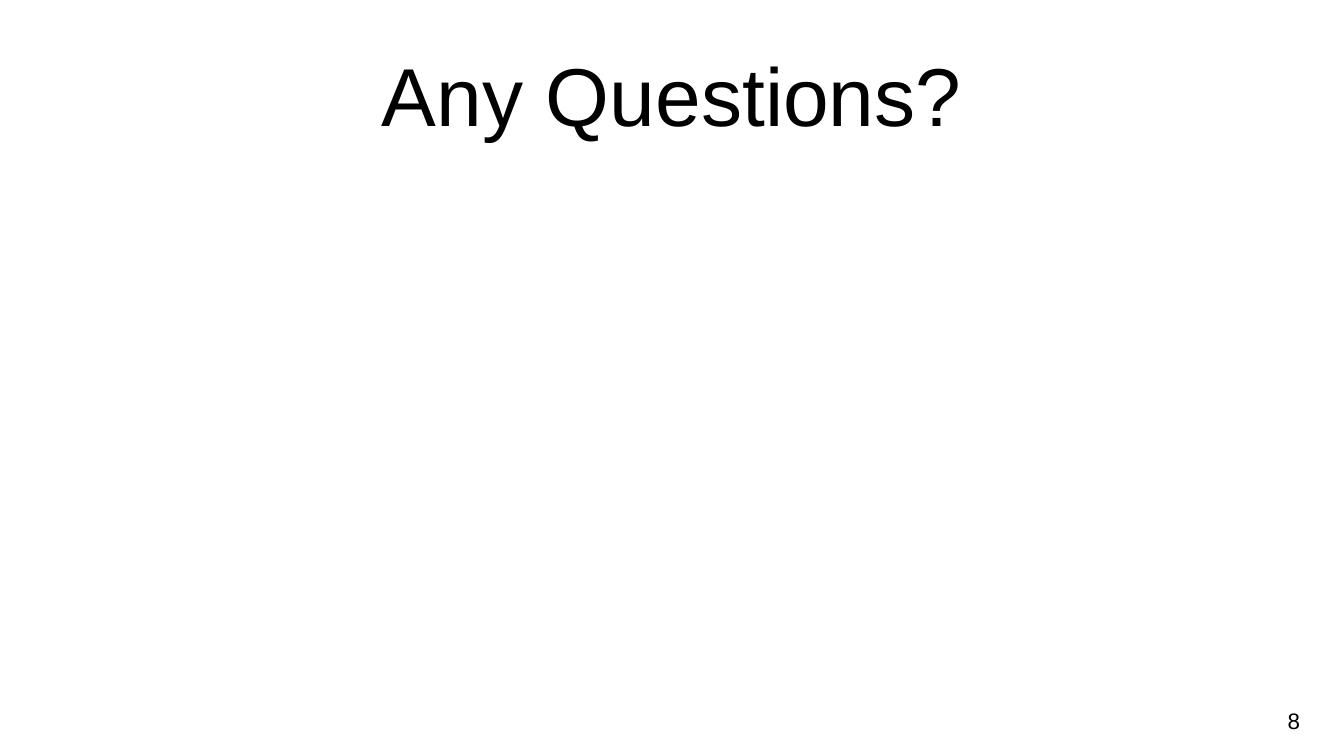
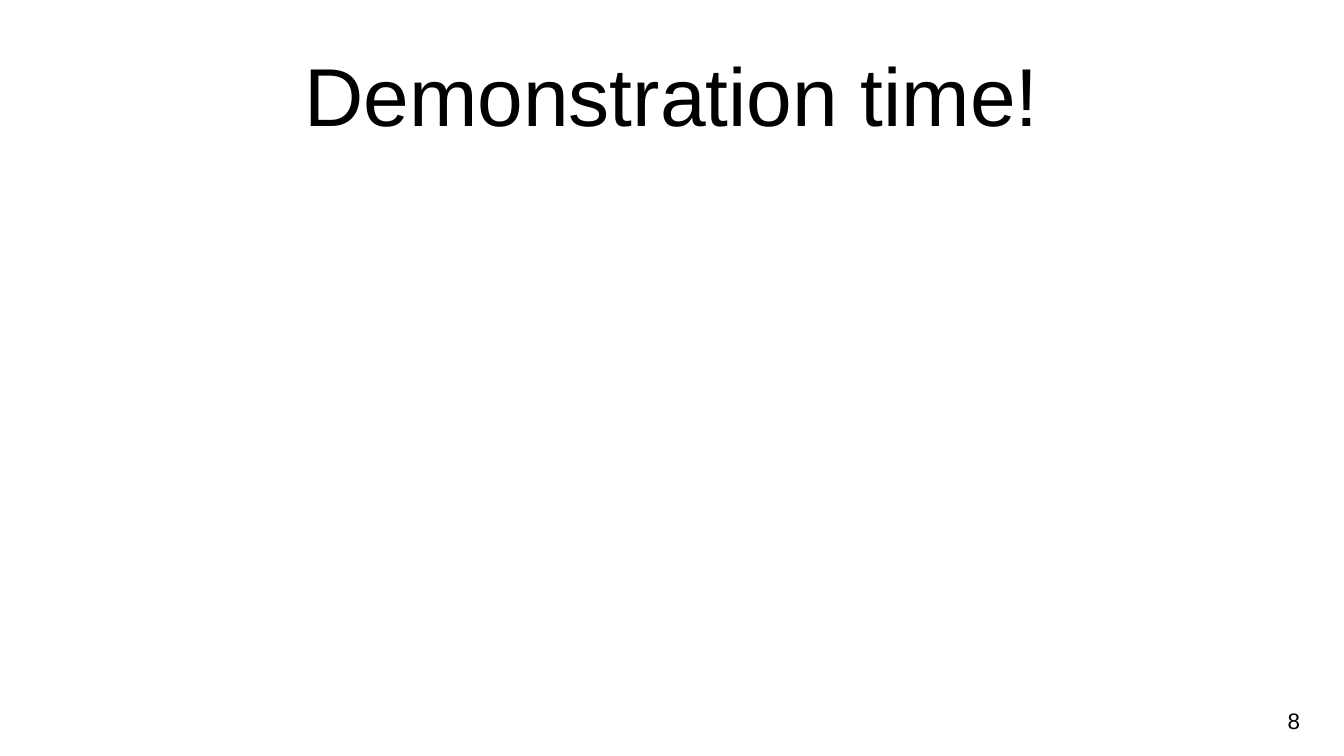
Before and after one commit to owenmeyer3/job-search-challenge, a slide deck: slide 9 of NU-Project2_Jobs Analysis.pptx. Drawn at 1344x756 pixels with LibreOffice and Linux fonts; fonts in the diff are those of the drawing; background and template pictures are left out. Boxes give left, top, right and bottom in pixels: in the first picture for what was removed or moved away, otherwise in the second. Text is boxed around its words. In the diff, an @@ line names an element or a change of style, - is before the commit and + after.

Commit message:
minor change again

```diff
--- a/NU-Project2_Jobs Analysis.pptx
+++ b/NU-Project2_Jobs Analysis.pptx
@@ title at <box>304,66,1039,127</box>: text changed @@
-Any Questions?
+Demonstration time!
```
